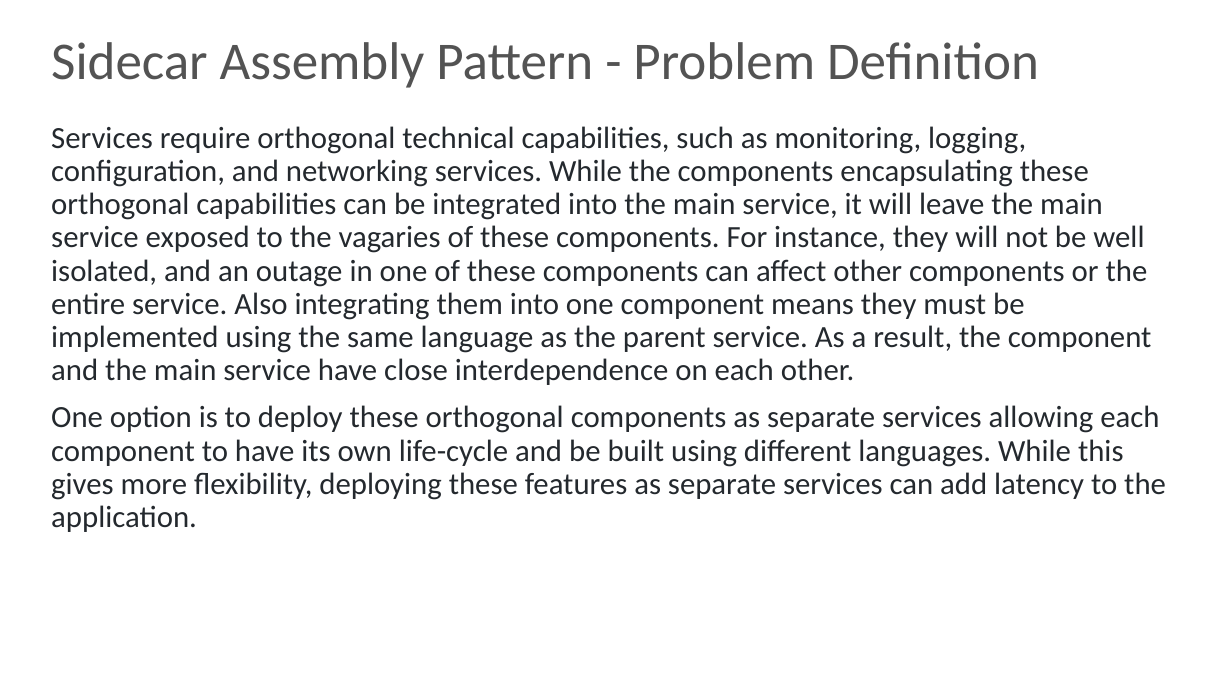
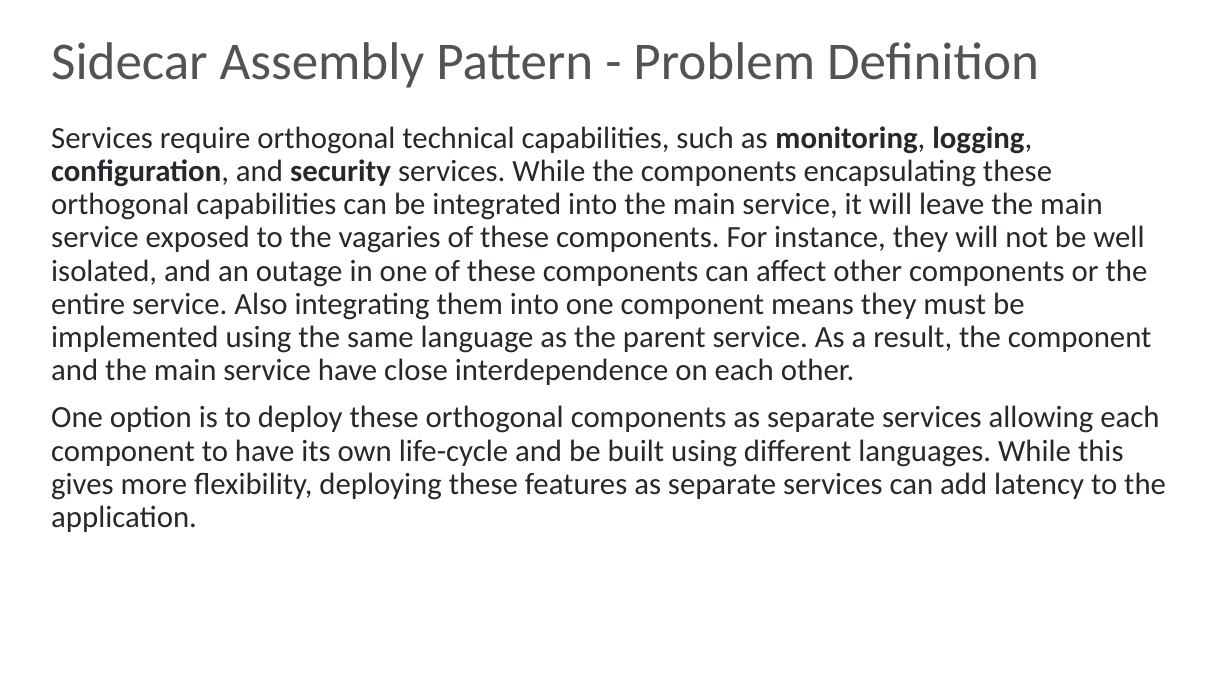
Before and after one commit to skarlekar/fargate-patterns, a slide deck: slide 20 of presentation/Fargate Patterns.pptx (slide 21 before the commit). Drawn at 1232x693 pixels with LibreOffice and Linux fonts; fonts in the diff are those of the drawing; background and template pictures are left out. Boxes give left, top, right and bottom in pixels: in the first picture for what was removed or moved away, otherwise in the second. Text is boxed around its words. In the diff, an @@ line names an element or a change of style, - is before the commit and + after.

Commit message:
Updated presentation

```diff
--- a/presentation/Fargate Patterns.pptx
+++ b/presentation/Fargate Patterns.pptx
@@ text at (51, 126, 1152, 385): text changed @@
-Services require orthogonal technical capabilities, such as monitoring, logging, configuration, and networking services. While the components encapsulating these orthogonal capabilities can be integrated into the main service, it will leave the main service exposed to the vagaries of these components. For instance, they will not be well isolated, and an outage in one of these components can affect other components or the entire service. Also integrating them into one component means they must be implemented using the same language as the parent service. As a result, the component and the main service have close interdependence on each other.
+Services require orthogonal technical capabilities, such as monitoring, logging, configuration, and security services. While the components encapsulating these orthogonal capabilities can be integrated into the main service, it will leave the main service exposed to the vagaries of these components. For instance, they will not be well isolated, and an outage in one of these components can affect other components or the entire service. Also integrating them into one component means they must be implemented using the same language as the parent service. As a result, the component and the main service have close interdependence on each other.
```
Also in this commit, not shown: 4 other slides changed, 1 slide removed, 1 other file.
